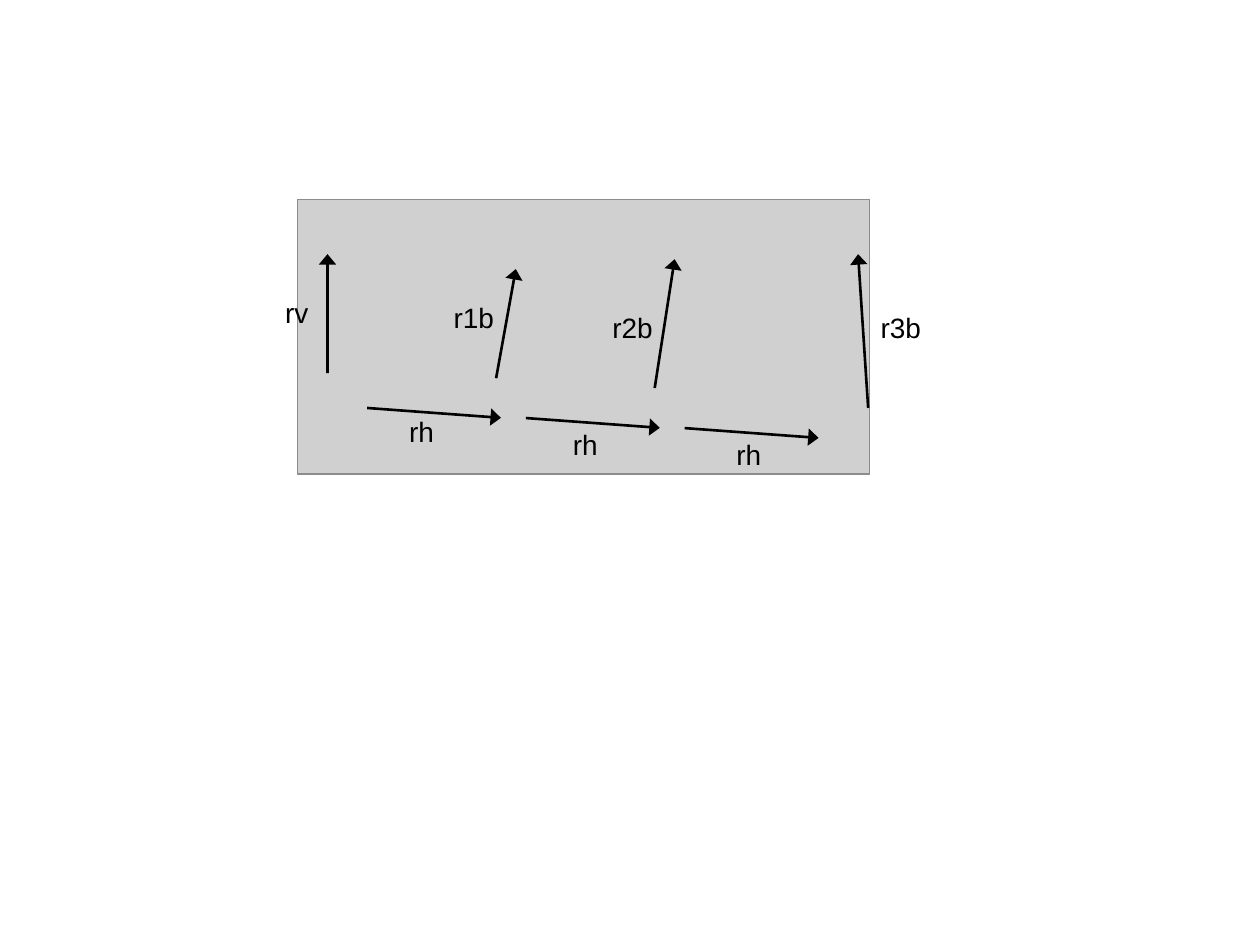
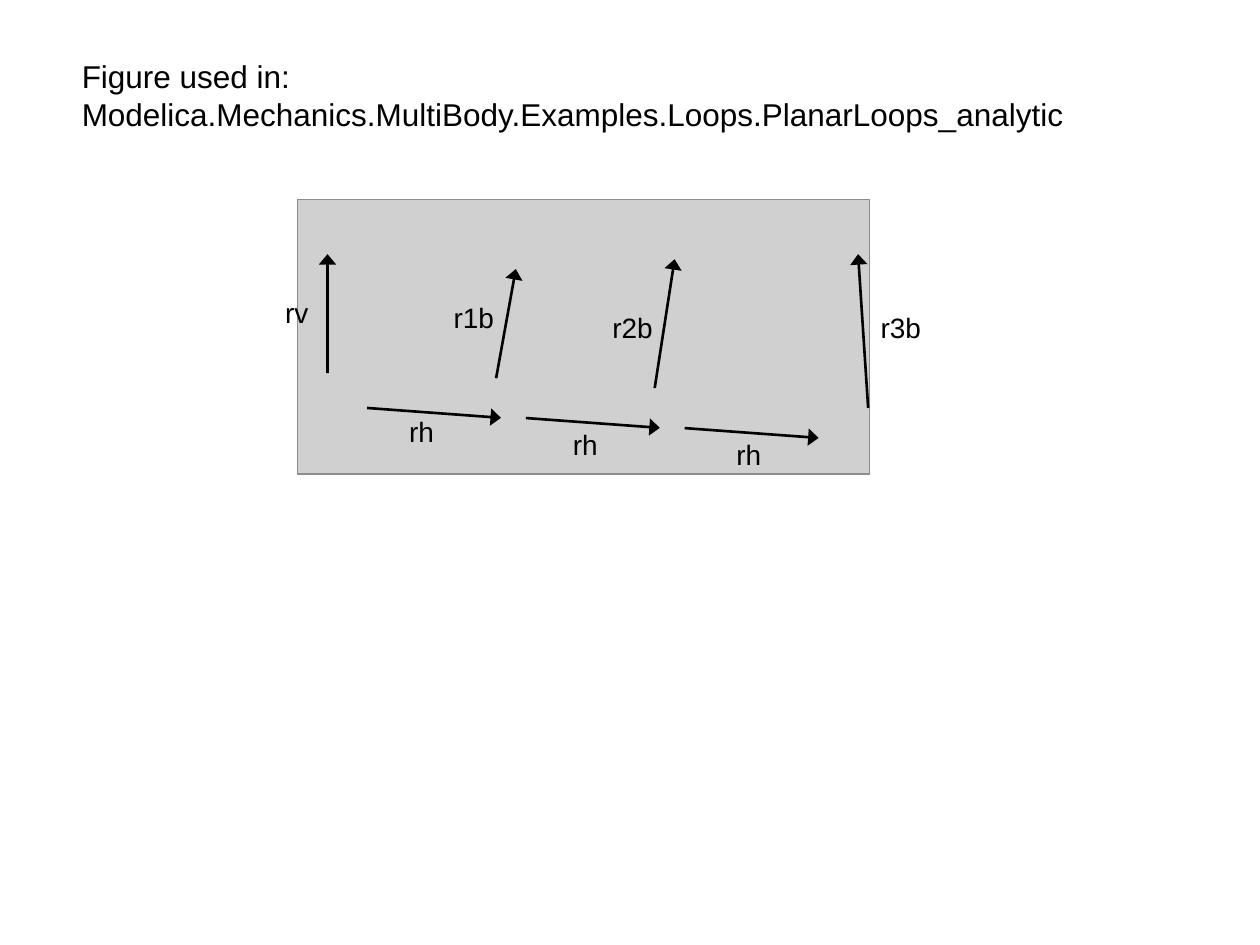
Before and after one commit to modelica/ModelicaStandardLibrary, a slide deck: slide 1 of Modelica/Resources/Documentation/Mechanics/Figure_PlanarLoopAnalytic.ppt. Drawn at 1260x945 pixels with LibreOffice and Linux fonts; fonts in the diff are those of the drawing; grey boxes stand for pictures. Boxes give left, top, right and bottom in pixels: in the first picture for what was removed or moved away, otherwise in the second. Text is boxed around its words. In the diff, an @@ line names an element or a change of style, - is before the commit and + after.

Commit message:
Move the updated figure source file to the proper place.

```diff
--- a/Modelica/Resources/Documentation/Mechanics/Figure_PlanarLoopAnalytic.ppt
+++ b/Modelica/Resources/Documentation/Mechanics/Figure_PlanarLoopAnalytic.ppt
@@ text added at <box>82,65,1063,132</box>, 18 pt, text #000000 @@
+Figure used in:
+Modelica.Mechanics.MultiBody.Examples.Loops.PlanarLoops_analytic
```
Also in this commit, not shown: 1 other file.
